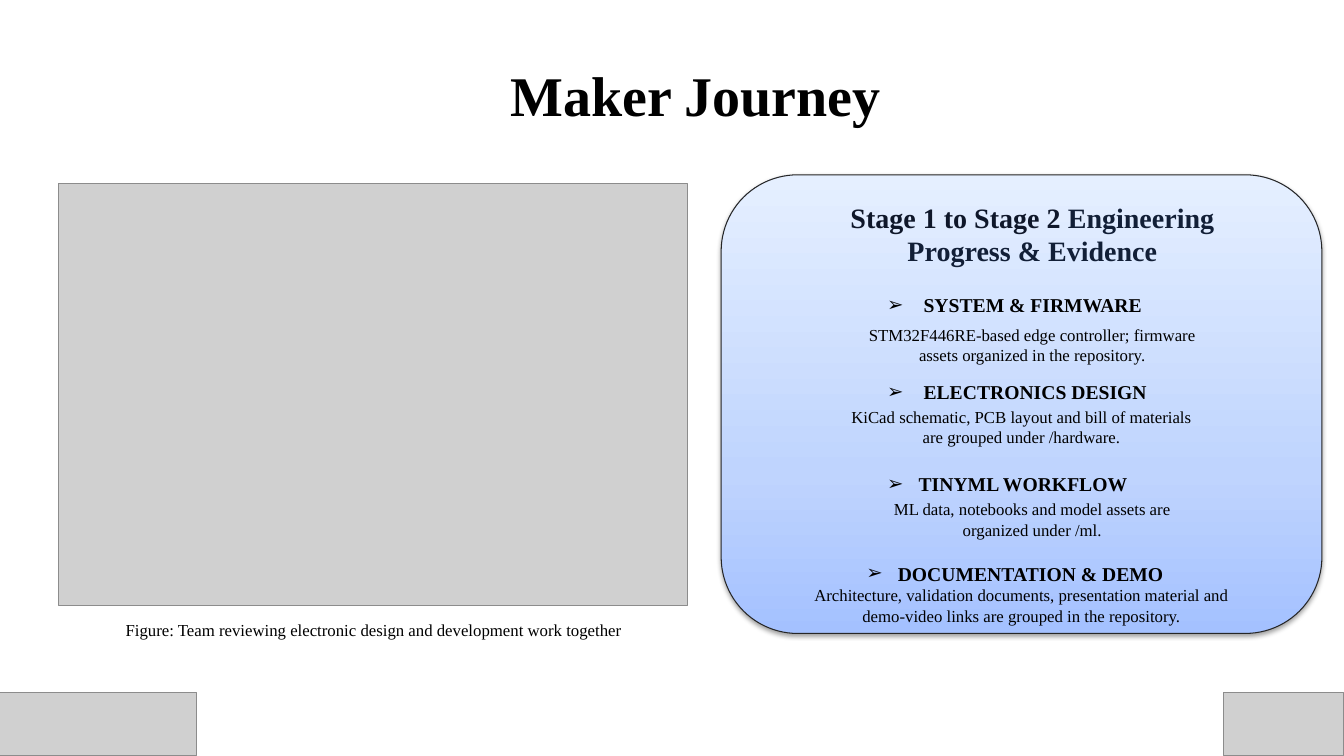
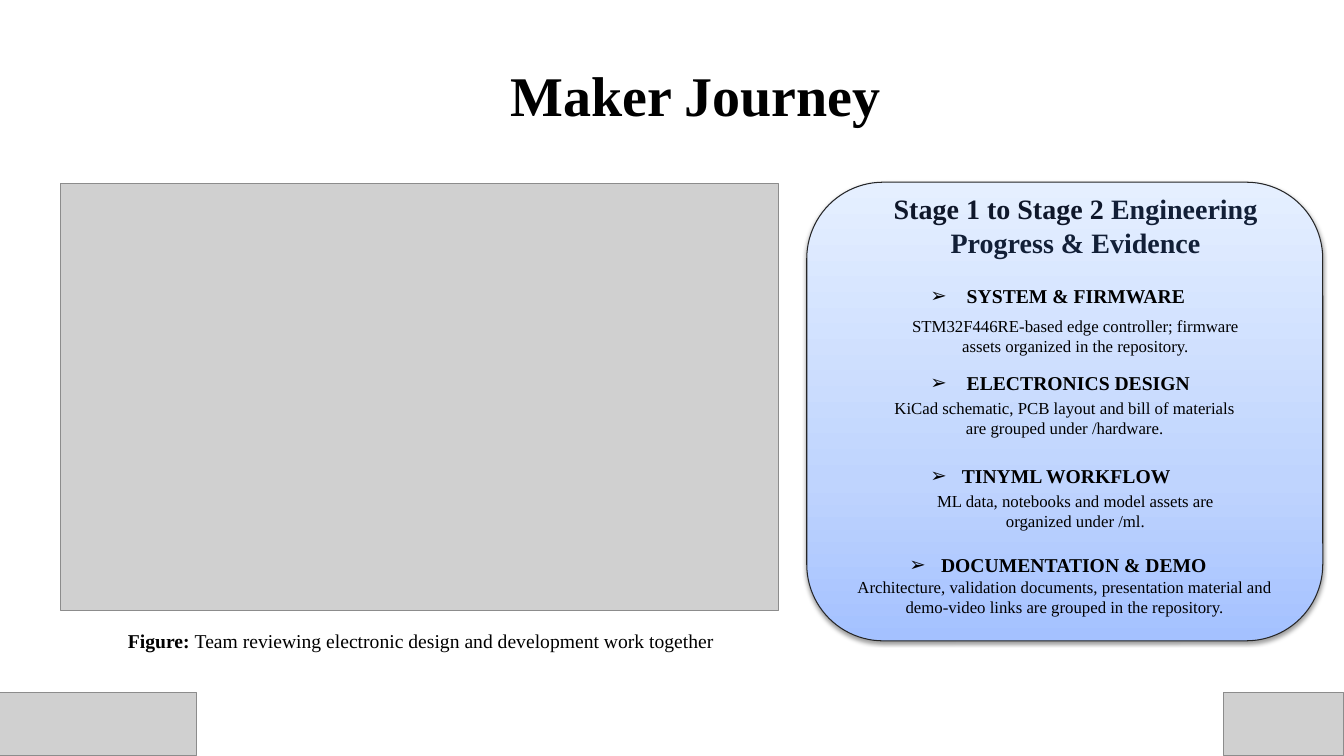
Before and after one commit to ConquerToFreedom/SwasthEdge, a slide deck: slide 11 of ppt/Vishwakarma Awards 2026-27 Stage 2 Submission PPT.pptx. Drawn at 1344x756 pixels with LibreOffice and Linux fonts; fonts in the diff are those of the drawing; grey boxes stand for pictures. Boxes give left, top, right and bottom in pixels: in the first picture for what was removed or moved away, otherwise in the second. Text is boxed around its words. In the diff, an @@ line names an element or a change of style, - is before the commit and + after.

Commit message:
Added the Final ppt and Documents

```diff
--- a/ppt/Vishwakarma Awards 2026-27 Stage 2 Submission PPT.pptx
+++ b/ppt/Vishwakarma Awards 2026-27 Stage 2 Submission PPT.pptx
@@ picture: place and size @@
-picture at <box>58,184,688,605</box>
+picture at <box>60,184,778,611</box>
@@ rounded rectangle: place and size @@
-rounded rectangle at <box>721,174,1322,633</box>
+rounded rectangle at <box>807,182,1323,641</box>
@@ 8 texts: place and size @@
-8 texts at <box>850,208,1214,582</box>
+8 texts at <box>894,199,1257,573</box>
@@ text "Architecture, validation documents, presentation material ...": place and size @@
-text "Architecture, validation documents, presentation material ..." at <box>814,589,1228,626</box>
+text "Architecture, validation documents, presentation material ..." at <box>857,581,1271,617</box>
@@ text "Figure: Team reviewing electronic design ...": place and size @@
-text "Figure: Team reviewing electronic design ..." at <box>126,624,621,640</box>
+text "Figure: Team reviewing electronic design ..." at <box>128,634,713,653</box>
@@ text "Figure: Team reviewing electronic design ..." at <box>128,634,713,653</box>: size 12 to 14 pt; bold on in "Figure:" @@
```
Also in this commit, not shown: 7 other slides changed, 4 other files.
